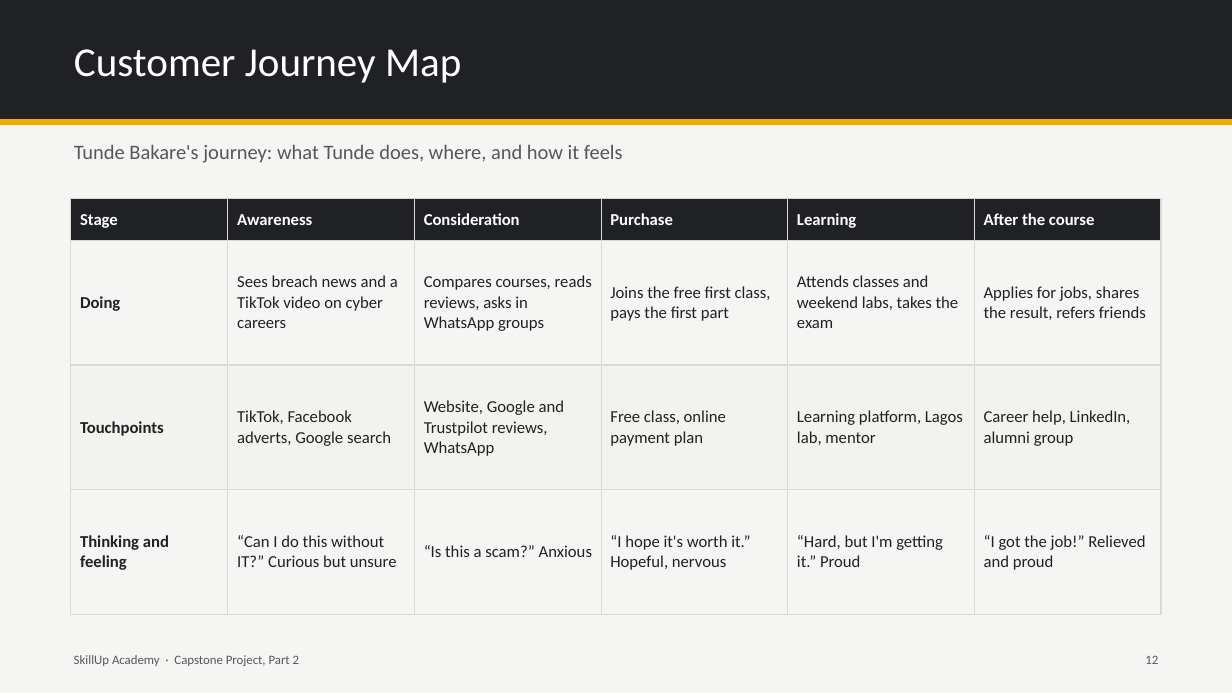
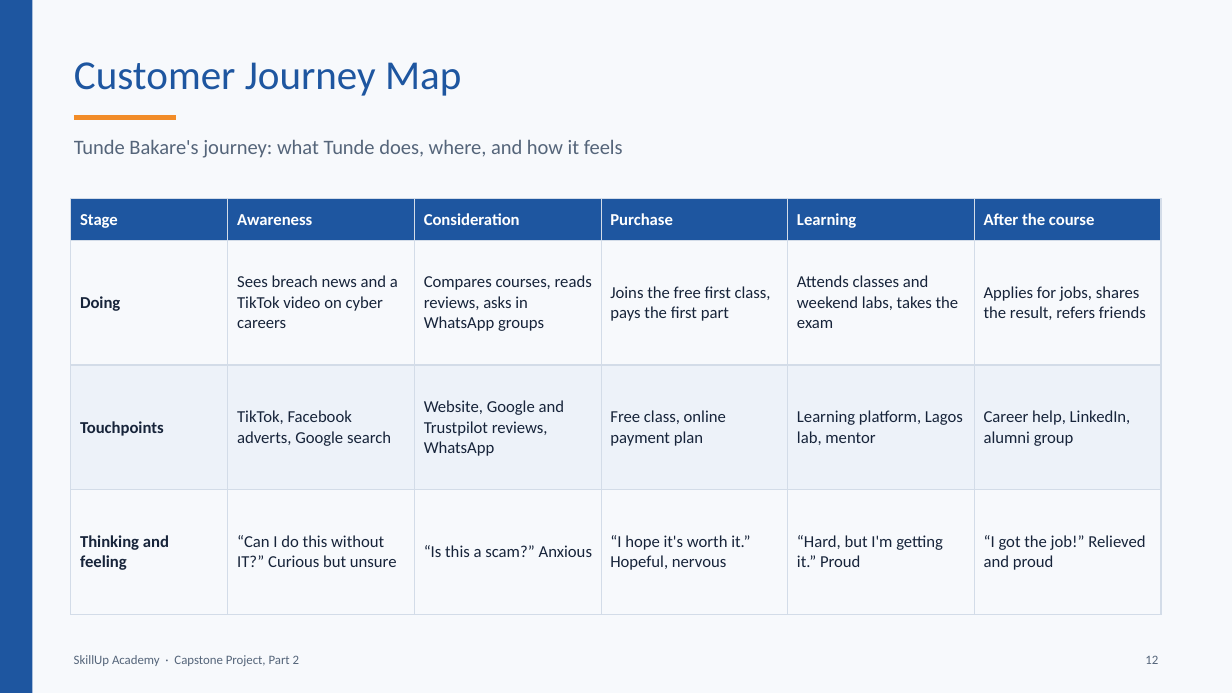
Before and after one commit to BadboyVee/BlackHoleeee, a slide deck: slide 12 of capstone/Customer_Analysis.pptx. Drawn at 1232x693 pixels with LibreOffice and Linux fonts; fonts in the diff are those of the drawing. Boxes give left, top, right and bottom in pixels: in the first picture for what was removed or moved away, otherwise in the second. Text is boxed around its words. In the diff, an @@ line names an element or a change of style, - is before the commit and + after.

```diff
--- a/capstone/Customer_Analysis.pptx
+++ b/capstone/Customer_Analysis.pptx
@@ background #F5F5F3 to #F7F9FC @@
@@ rectangle removed at (0, 0, 1232, 120) @@
@@ rectangle added at (0, 0, 32, 693), fill #1E56A0 @@
@@ title "Customer Journey Map": place and size @@
-title "Customer Journey Map" at (74, 49, 461, 83)
+title "Customer Journey Map" at (74, 62, 461, 96)
@@ title "Customer Journey Map" at (74, 62, 461, 96): text colour #FFFFFF to #1E56A0 @@
@@ line added from (74, 117) to (176, 117), #F28C28 4 pt @@
@@ line removed from (0, 122) to (1232, 122) @@
@@ text colour #57575A to #55657A in 3 elements at (74, 655, 299, 666), (1145, 655, 1158, 664), (74, 139, 623, 158) @@
@@ table at (71, 199, 1162, 615) @@
@@ fill #202124 to #1E56A0 in row 1 @@
@@ fill #F2F2EF to #EDF2F9 in row 3 @@
@@ text colour #202124 to #17243A @@
@@ borders changed @@
```
Also in this commit, not shown: 15 other slides changed, 7 other files.
